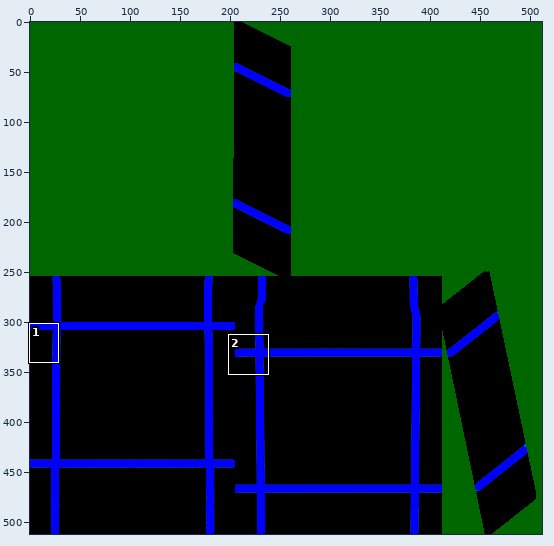
Two states of a sprite sheet, assets/models/half_diagonal_template/reinforced_glass/high_metal_rough.png. The first picture is a wide view before the edit; the outline marks the close-up.
Close-up. Earlier state:
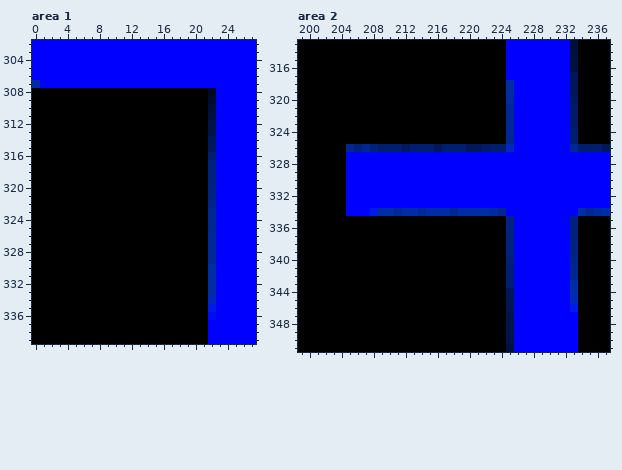
The file is 512x512 pixels. Colours within 5 levels of each other are drawn and written as one. Shown: area 1: x 0..27, y 302..339; area 2: x 199..237, y 313..351. The commit also changed other parts of the picture, which this record leaves out.
The same view after the edit:
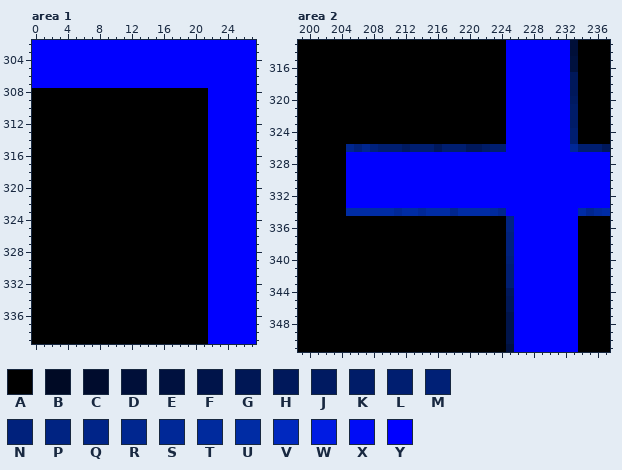
Palette (. is transparent): A #000000  B #000a25  C #000c2d  D #000f39  E #00113f  F #00144a  G #001755  H #00185b  J #001a61  K #001c68  L #001e70  M #002076  N #00217c  P #002382  Q #002488  R #00268f  S #002897  T #002a9d  U #002ca4  V #0028bf  W #001be3  X #000cf6  Y #0000ff
Change:
--- area 1
@@ x 0..27 @@
 306 YYYYYYYYYYYYYYYYYYYYYYYYYYYY
-307 UYYYYYYYYYYYYYYYYYYYYYYYYYYY
-308 AAAAAAAAAAAAAAAAAAAAAABYYYYY
-309 AAAAAAAAAAAAAAAAAAAAAACYYYYY
-310 AAAAAAAAAAAAAAAAAAAAAADYYYYY
-311 AAAAAAAAAAAAAAAAAAAAAAEYYYYY
-312 AAAAAAAAAAAAAAAAAAAAAAFYYYYY
-313 AAAAAAAAAAAAAAAAAAAAAAFYYYYY
-314 AAAAAAAAAAAAAAAAAAAAAAHYYYYY
-315 AAAAAAAAAAAAAAAAAAAAAAHYYYYY
-316 AAAAAAAAAAAAAAAAAAAAAALYYYYY
-317 AAAAAAAAAAAAAAAAAAAAAANYYYYY
-318 AAAAAAAAAAAAAAAAAAAAAANYYYYY
-319 AAAAAAAAAAAAAAAAAAAAAANYYYYY
-320 AAAAAAAAAAAAAAAAAAAAAAPYYYYY
-321 AAAAAAAAAAAAAAAAAAAAAAPYYYYY
-322 AAAAAAAAAAAAAAAAAAAAAAQYYYYY
-323 AAAAAAAAAAAAAAAAAAAAAARYYYYY
-324 AAAAAAAAAAAAAAAAAAAAAARYYYYY
-325 AAAAAAAAAAAAAAAAAAAAAARYYYYY
-326 AAAAAAAAAAAAAAAAAAAAAASYYYYY
-327 AAAAAAAAAAAAAAAAAAAAAASYYYYY
-328 AAAAAAAAAAAAAAAAAAAAAASYYYYY
-329 AAAAAAAAAAAAAAAAAAAAAASYYYYY
-330 AAAAAAAAAAAAAAAAAAAAAAUYYYYY
-331 AAAAAAAAAAAAAAAAAAAAAAUYYYYY
-332 AAAAAAAAAAAAAAAAAAAAAAUYYYYY
-333 AAAAAAAAAAAAAAAAAAAAAAUYYYYY
-334 AAAAAAAAAAAAAAAAAAAAAAVYYYYY
-335 AAAAAAAAAAAAAAAAAAAAAAWYYYYY
-336 AAAAAAAAAAAAAAAAAAAAAAXYYYYY
+307 YYYYYYYYYYYYYYYYYYYYYYYYYYYY
+308 AAAAAAAAAAAAAAAAAAAAAAYYYYYY
+309 AAAAAAAAAAAAAAAAAAAAAAYYYYYY
+310 AAAAAAAAAAAAAAAAAAAAAAYYYYYY
+311 AAAAAAAAAAAAAAAAAAAAAAYYYYYY
+312 AAAAAAAAAAAAAAAAAAAAAAYYYYYY
+313 AAAAAAAAAAAAAAAAAAAAAAYYYYYY
+314 AAAAAAAAAAAAAAAAAAAAAAYYYYYY
+315 AAAAAAAAAAAAAAAAAAAAAAYYYYYY
+316 AAAAAAAAAAAAAAAAAAAAAAYYYYYY
+317 AAAAAAAAAAAAAAAAAAAAAAYYYYYY
+318 AAAAAAAAAAAAAAAAAAAAAAYYYYYY
+319 AAAAAAAAAAAAAAAAAAAAAAYYYYYY
+320 AAAAAAAAAAAAAAAAAAAAAAYYYYYY
+321 AAAAAAAAAAAAAAAAAAAAAAYYYYYY
+322 AAAAAAAAAAAAAAAAAAAAAAYYYYYY
+323 AAAAAAAAAAAAAAAAAAAAAAYYYYYY
+324 AAAAAAAAAAAAAAAAAAAAAAYYYYYY
+325 AAAAAAAAAAAAAAAAAAAAAAYYYYYY
+326 AAAAAAAAAAAAAAAAAAAAAAYYYYYY
+327 AAAAAAAAAAAAAAAAAAAAAAYYYYYY
+328 AAAAAAAAAAAAAAAAAAAAAAYYYYYY
+329 AAAAAAAAAAAAAAAAAAAAAAYYYYYY
+330 AAAAAAAAAAAAAAAAAAAAAAYYYYYY
+331 AAAAAAAAAAAAAAAAAAAAAAYYYYYY
+332 AAAAAAAAAAAAAAAAAAAAAAYYYYYY
+333 AAAAAAAAAAAAAAAAAAAAAAYYYYYY
+334 AAAAAAAAAAAAAAAAAAAAAAYYYYYY
+335 AAAAAAAAAAAAAAAAAAAAAAYYYYYY
+336 AAAAAAAAAAAAAAAAAAAAAAYYYYYY
 337 AAAAAAAAAAAAAAAAAAAAAAYYYYYY
--- area 2
@@ x 223..227 @@
 317 AAYYY
-318 AAUYY
-319 AAUYY
-320 AATYY
-321 AASYY
-322 AASYY
-323 AASYY
-324 AASYY
-325 AARYY
-326 LLVYY
+318 AAYYY
+319 AAYYY
+320 AAYYY
+321 AAYYY
+322 AAYYY
+323 AAYYY
+324 AAYYY
+325 AAYYY
+326 LLYYY
 327 YYYYY
@@ x 199..237 @@
 333 AAAAAAYYYYYYYYYYYYYYYYYYYYYYYYYYYYYYYYY
-334 AAAAAAYYYWUUSUUSUUURUUUUTRYYYYYYYYYURTU
-335 AAAAAAAAAAAAAAAAAAAAAAAAAAPYYYYYYYNAAAA
-336 AAAAAAAAAAAAAAAAAAAAAAAAAAPYYYYYYYNAAAA
-337 AAAAAAAAAAAAAAAAAAAAAAAAAANYYYYYYYNAAAA
-338 AAAAAAAAAAAAAAAAAAAAAAAAAANYYYYYYYPAAAA
-339 AAAAAAAAAAAAAAAAAAAAAAAAAANYYYYYYYPAAAA
-340 AAAAAAAAAAAAAAAAAAAAAAAAAAMYYYYYYYQAAAA
-341 AAAAAAAAAAAAAAAAAAAAAAAAAALYYYYYYYRAAAA
-342 AAAAAAAAAAAAAAAAAAAAAAAAAALYYYYYYYRAAAA
-343 AAAAAAAAAAAAAAAAAAAAAAAAAALYYYYYYYUAAAA
-344 AAAAAAAAAAAAAAAAAAAAAAAAAAHYYYYYYYUAAAA
-345 AAAAAAAAAAAAAAAAAAAAAAAAAAGYYYYYYYVAAAA
-346 AAAAAAAAAAAAAAAAAAAAAAAAAAGYYYYYYYWAAAA
+334 AAAAAAUUUUUUSUUSUUURUUUUTRYYYYYYYYYURTU
+335 AAAAAAAAAAAAAAAAAAAAAAAAAAPYYYYYYYYAAAA
+336 AAAAAAAAAAAAAAAAAAAAAAAAAAPYYYYYYYYAAAA
+337 AAAAAAAAAAAAAAAAAAAAAAAAAANYYYYYYYYAAAA
+338 AAAAAAAAAAAAAAAAAAAAAAAAAANYYYYYYYYAAAA
+339 AAAAAAAAAAAAAAAAAAAAAAAAAANYYYYYYYYAAAA
+340 AAAAAAAAAAAAAAAAAAAAAAAAAAMYYYYYYYYAAAA
+341 AAAAAAAAAAAAAAAAAAAAAAAAAALYYYYYYYYAAAA
+342 AAAAAAAAAAAAAAAAAAAAAAAAAALYYYYYYYYAAAA
+343 AAAAAAAAAAAAAAAAAAAAAAAAAALYYYYYYYYAAAA
+344 AAAAAAAAAAAAAAAAAAAAAAAAAAHYYYYYYYYAAAA
+345 AAAAAAAAAAAAAAAAAAAAAAAAAAGYYYYYYYYAAAA
+346 AAAAAAAAAAAAAAAAAAAAAAAAAAGYYYYYYYYAAAA
 347 AAAAAAAAAAAAAAAAAAAAAAAAAAFYYYYYYYYAAAA
Pixel boxes of the changes (left, top, right, bottom) in both close-ups:
changed: (32, 80, 40, 88)
changed: (208, 88, 216, 320)
changed: (506, 80, 514, 152)
changed: (346, 208, 378, 216)
changed: (570, 216, 578, 312)
